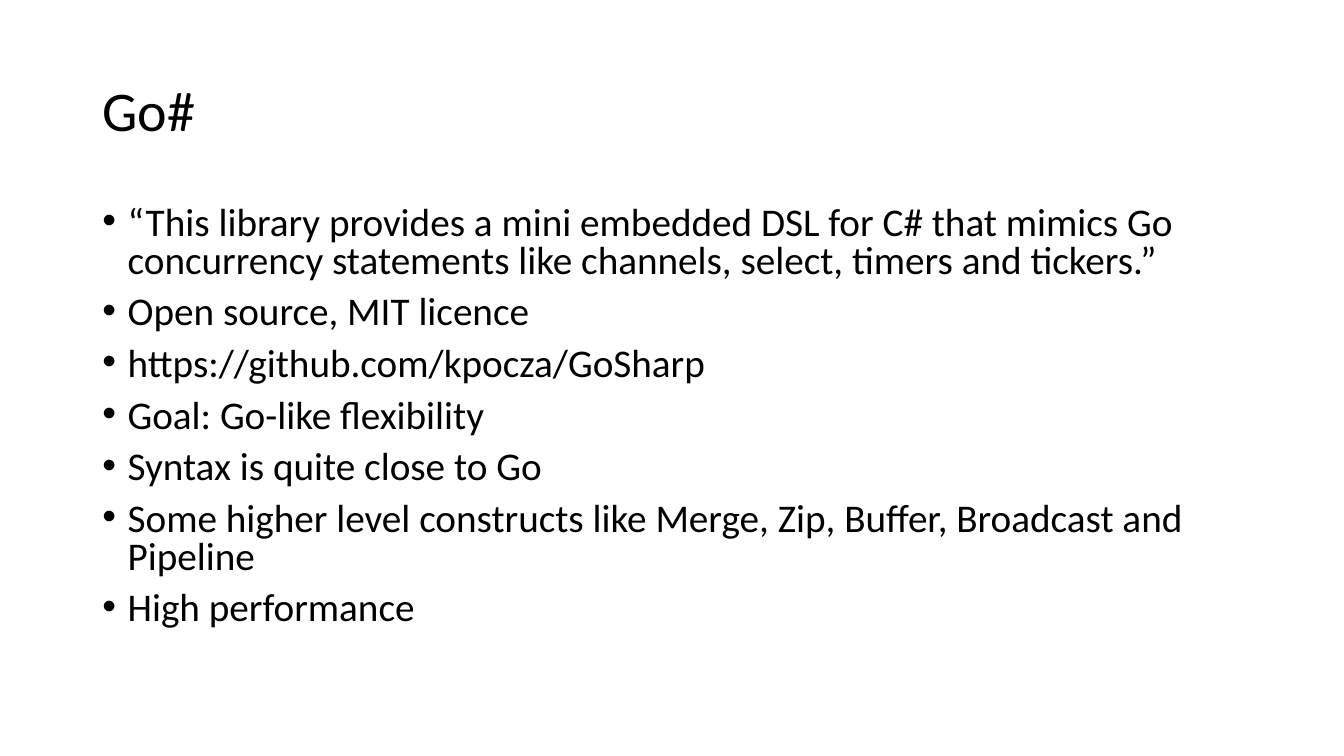
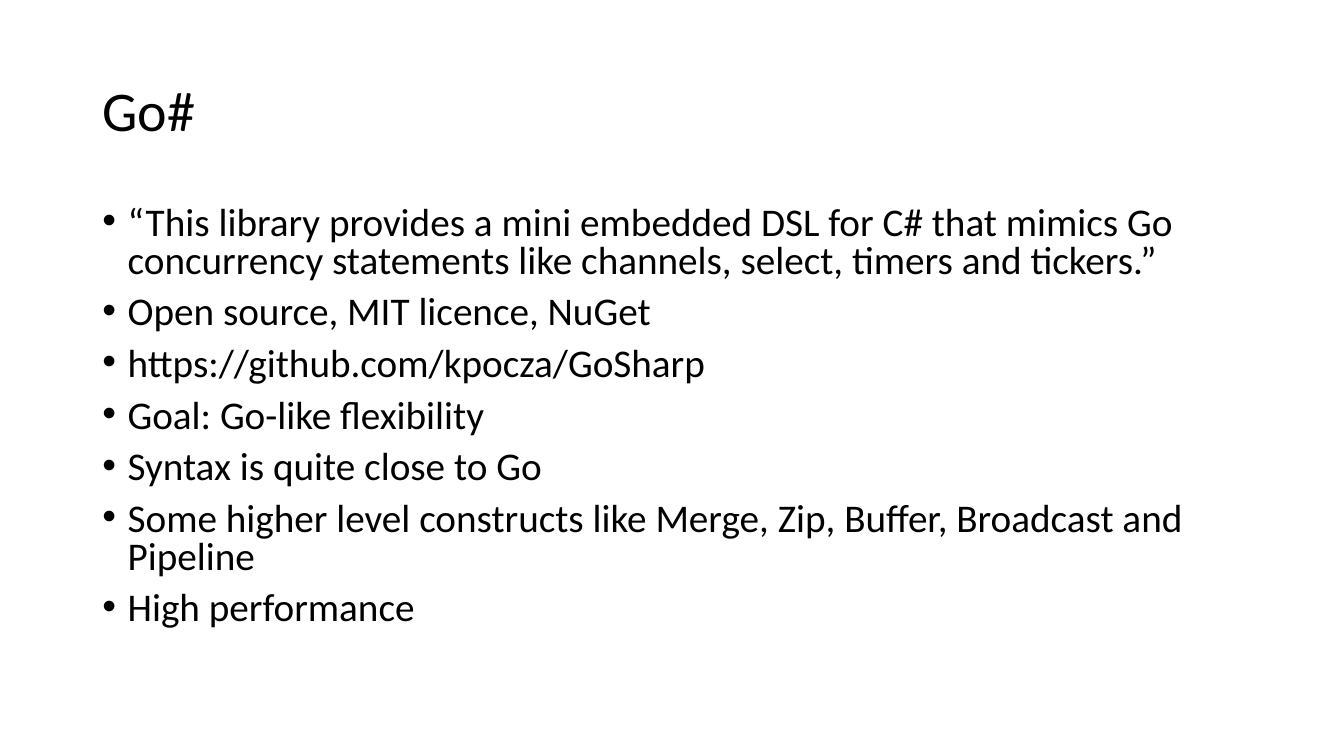
Before and after one commit to kpocza/GoSharp, a slide deck: slide 20 of talks/szszk20180512/SzSzK180512_GoSharp.odp. Drawn at 1344x756 pixels with LibreOffice and Linux fonts; fonts in the diff are those of the drawing. Boxes give left, top, right and bottom in pixels: in the first picture for what was removed or moved away, otherwise in the second. Text is boxed around its words. In the diff, an @@ line names an element or a change of style, - is before the commit and + after.

```diff
--- a/talks/szszk20180512/SzSzK180512_GoSharp.odp
+++ b/talks/szszk20180512/SzSzK180512_GoSharp.odp
@@ text at (128, 297, 651, 332): text changed @@
-• Open source, MIT licence
+• Open source, MIT licence, NuGet
```
Also in this commit, not shown: 3 other slides changed, 1 other file.
